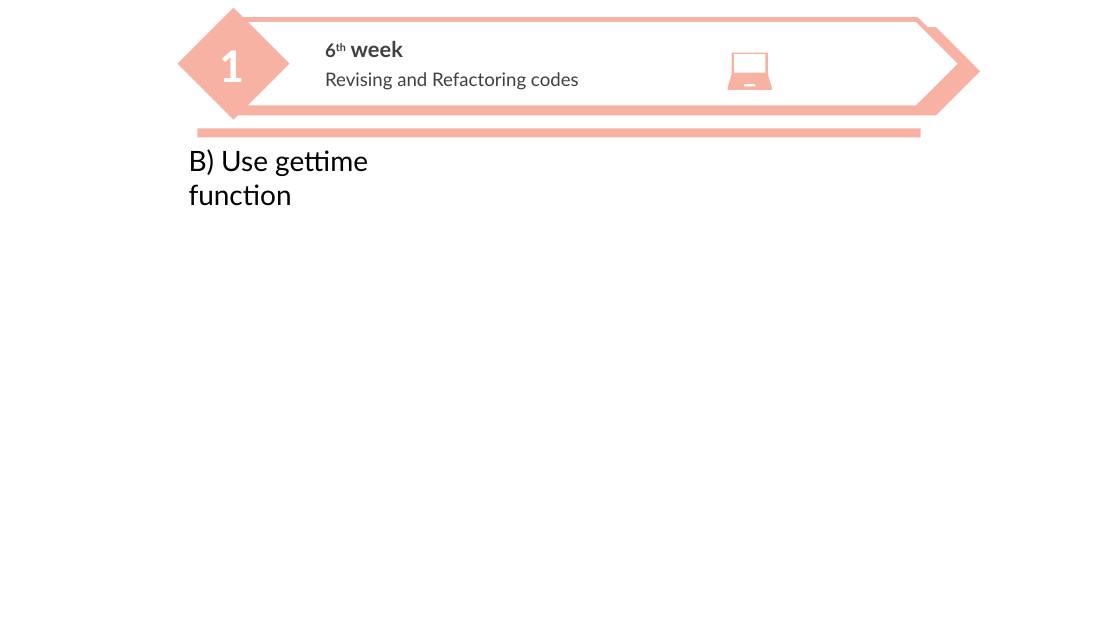
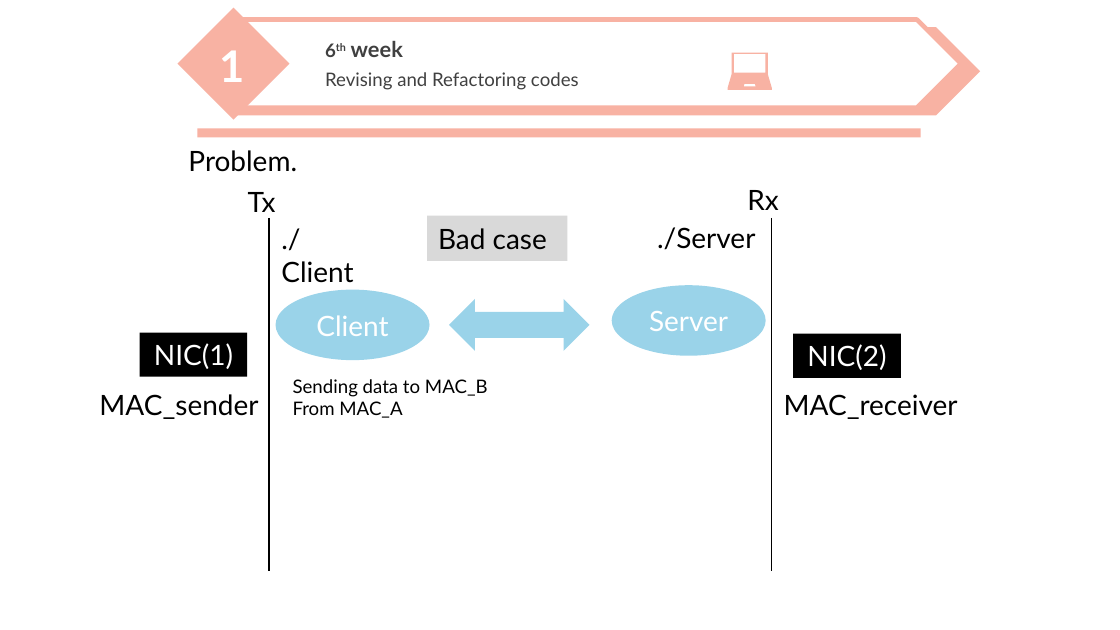
Before and after one commit to nicesick/Prototyping-Delay-Aware-V2X-Safe-Communications, a slide deck: slide 26 of documents/presentation/presentation_3.pptx (slide 8 before the commit). Drawn at 1120x630 pixels with LibreOffice and Linux fonts; fonts in the diff are those of the drawing; background and template pictures are left out. Boxes give left, top, right and bottom in pixels: in the first picture for what was removed or moved away, otherwise in the second. Text is boxed around its words. In the diff, an @@ line names an element or a change of style, - is before the commit and + after.

Commit message:
presentation 3

```diff
--- a/documents/presentation/presentation_3.pptx
+++ b/documents/presentation/presentation_3.pptx
@@ text at (x1=188, y1=150, x2=297, y2=172): text changed @@
-B) Use gettime function
+Problem.
@@ text added at (x1=248, y1=192, x2=276, y2=212), 18 pt, text #000000 @@
+Tx
@@ text added at (x1=747, y1=190, x2=778, y2=210), 18 pt, text #000000 @@
+Rx
@@ line added from (269, 218) to (269, 571), #000000 0.75 pt @@
@@ rectangle added at (x1=427, y1=216, x2=567, y2=261), fill #D9D9D9, 18 pt, text #000000 @@
+Bad case
@@ text added at (x1=657, y1=227, x2=755, y2=250), 18 pt, text #000000 @@
+./Server
@@ line added from (772, 218) to (772, 571), #000000 0.75 pt @@
@@ text added at (x1=281, y1=261, x2=353, y2=283), 18 pt, text #000000 @@
+./Client
@@ ellipse added at (x1=276, y1=290, x2=429, y2=361), fill #9AD3E9, 18 pt, text #FFFFFF @@
+Client
@@ left right arrow added at (x1=449, y1=299, x2=590, y2=351), fill #9AD3E9 @@
@@ ellipse added at (x1=612, y1=286, x2=765, y2=356), fill #9AD3E9, 18 pt, text #FFFFFF @@
+Server
@@ rectangle added at (x1=140, y1=333, x2=248, y2=376), fill #000000, 18 pt, text #FFFFFF @@
+NIC(1)
@@ rectangle added at (x1=793, y1=334, x2=900, y2=377), fill #000000, 18 pt, text #FFFFFF @@
+NIC(2)
@@ text added at (x1=293, y1=379, x2=488, y2=418), 12 pt, text #000000 @@
+Sending data to MAC_B
+From MAC_A
@@ text added at (x1=99, y1=394, x2=258, y2=419), 18 pt, text #000000 @@
+MAC_sender
@@ text added at (x1=784, y1=394, x2=958, y2=419), 18 pt, text #000000 @@
+MAC_receiver
```
Also in this commit, not shown: 3 other slides changed, 4 slides added, 2 other files.
